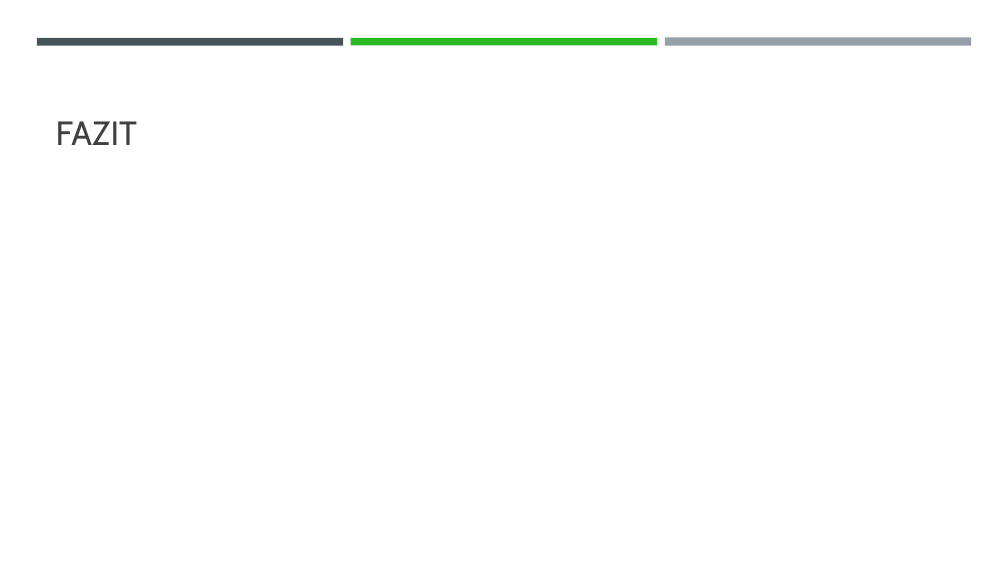
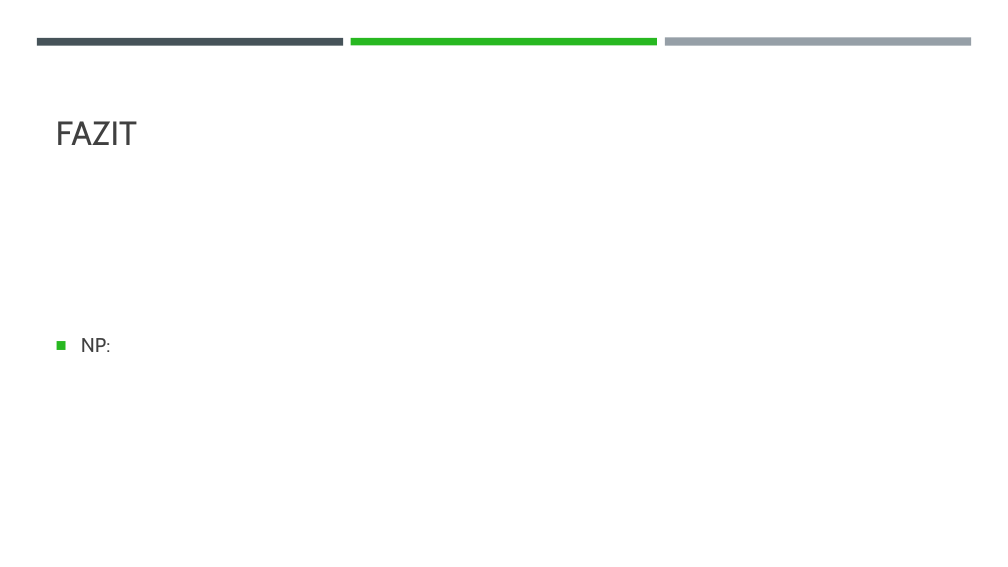
Before and after one commit to nikpapa3010/m151, a slide deck: slide 6 of Projektarbeit_New/Documents/Gruppenarbeit m151.pptx. Drawn at 1008x567 pixels with LibreOffice and Linux fonts; fonts in the diff are those of the drawing. Boxes give left, top, right and bottom in pixels: in the first picture for what was removed or moved away, otherwise in the second. Text is boxed around its words. In the diff, an @@ line names an element or a change of style, - is before the commit and + after.

```diff
--- a/Projektarbeit_New/Documents/Gruppenarbeit m151.pptx
+++ b/Projektarbeit_New/Documents/Gruppenarbeit m151.pptx
@@ text added at (81,338,110,352), 19 pt, text #404040 @@
+■ NP:
```
Also in this commit, not shown: 2 other slides changed, 4 other files.
